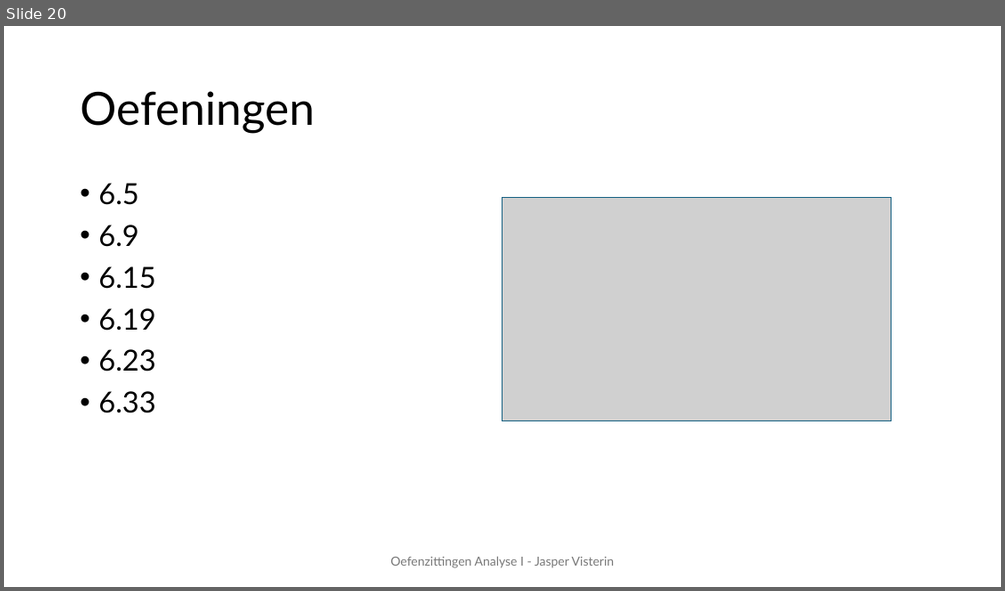
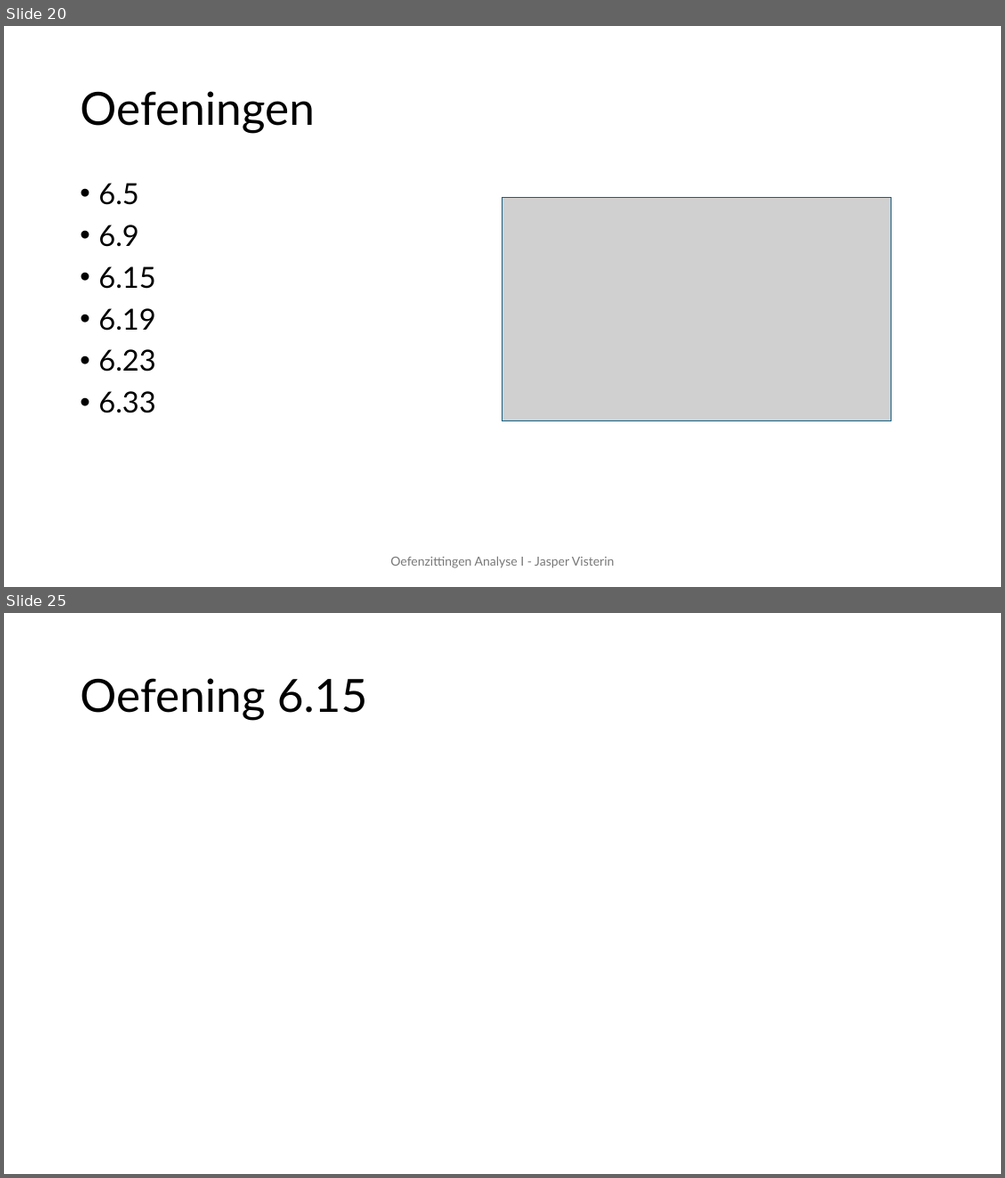
Before and after one commit to JasperVisterin/JasperVisterin.github.io, a slide deck: files/Oefenzitting 5.pptx. Shown one above the other, each under a label of ours: slide 20 before the commit, slides 20 and 25 after it; the slides between them are not shown. The pictures are 1005x591 and 1005x1178 pixels, drawn with LibreOffice and Linux fonts; fonts in the diff are those of the drawing; grey boxes stand for pictures. Boxes give left, top, right and bottom in pixels: in the first picture for what was removed or moved away, otherwise in the second. Text is boxed around its words. In the diff, an @@ line names an element or a change of style, - is before the commit and + after.

```diff
--- a/files/Oefenzitting 5.pptx
+++ b/files/Oefenzitting 5.pptx
@@ slide 25 added at [4,613,1001,1174], background #FFFFFF @@
@@ title added at [80,678,367,720], 44 pt, text #000000 @@
+Oefening 6.15
```
Also in this commit, not shown: 1 slide changed, 8 other slides added.
